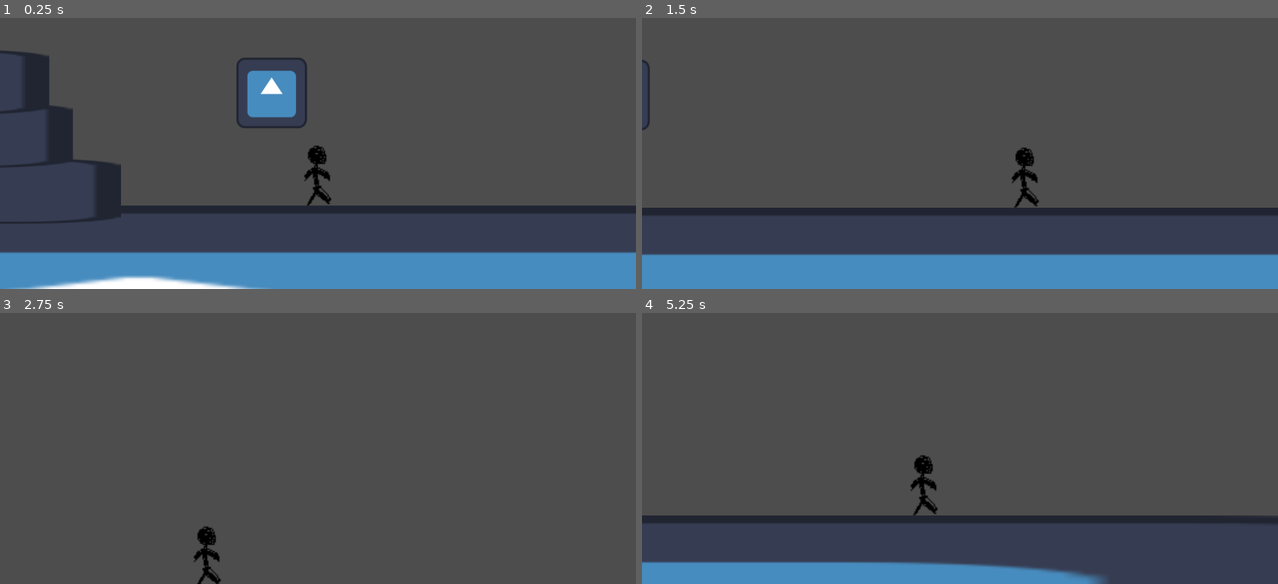
Above: before the commit, frames 1-4 (two rows, left to right).
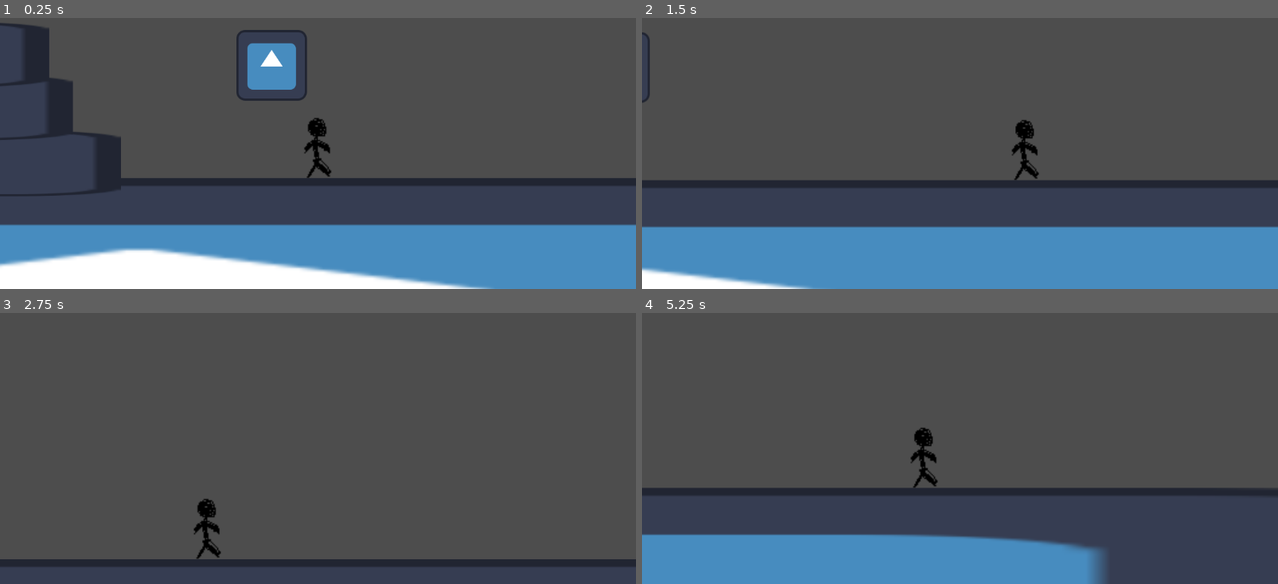
Above: after the commit, the same moments.

Repository: xelaxefensor/Maturitni-prace-Vyvoj-v-hernim-enginu
Game: Godot game, scene res://test_01.tscn
Two runs of this game, one before a commit and one after it. Both use one fixed random seed, a clock stepped at 60 frames per second and the inputs below. The engine's default icon, where the game draws it, is replaced by a stand-in: a white triangle on a blue panel in a dark square.
Inputs (mouse positions are in pixels of both pictures, inside the frame that each line leads up to):
- Up to frame 1 (0.25 s): no input
- Up to frame 2 (1.5 s): tap Enter at 0.5 s; move the mouse to (1099, 91) at 0.52 s; hold Right mouse button (camera_focus) 0.53-1.28 s; hold Right (move_right) from 0.53 s (still down); tap Up (move_up) at 0.77 s; move the mouse to (832, 129) at 1.27 s; right-click (832, 129) at 1.35 s
- Up to frame 3 (2.75 s): tap Up (move_up) at 1.52 s; move the mouse to (381, 326) at 2.02 s; release Right (move_right) at 2.03 s; hold Left (move_left) from 2.03 s (still down); hold Right mouse button (camera_focus) from 2.03 s (still down)
- Up to frame 4 (5.25 s): move the mouse to (928, 475) at 2.77 s; release Left (move_left) at 2.78 s; release Right mouse button (camera_focus) at 2.78 s; hold Right (move_right) 2.78-4.28 s; right-click (928, 475) at 2.85 s; tap Up (move_up) at 3.02, 3.77, 4.52 s; move the mouse to (1150, 459) at 3.52 s; hold Right mouse button (camera_focus) 3.53-4.28 s; move the mouse to (769, 350) at 4.27 s; hold Left (move_left) 4.28-5.03 s; right-click (769, 350) at 4.35 s; move the mouse to (991, 405) at 5.02 s; hold Right (move_right) from 5.03 s (still down); hold Right mouse button (camera_focus) from 5.03 s (still down)

The runs differ from the first frame. In frame 1, 27% of the frame differs, in the area x 0-100%, y 1-100%; in frame 2, 18%; in frame 3, 3.8%; in frame 4, 15%.

Commit message:
cam improv

Diff:
--- a/Maturitní práce - Hra/Player.tscn
+++ b/Maturitní práce - Hra/Player.tscn
@@ -19,7 +19,7 @@
 shape = SubResource("CapsuleShape2D_6ix2o")
 
 [node name="Camera2D" type="Camera2D" parent="."]
-offset = Vector2(0, -100)
+offset = Vector2(0, -50)
 limit_smoothed = true
 position_smoothing_enabled = true
 position_smoothing_speed = 15.0
